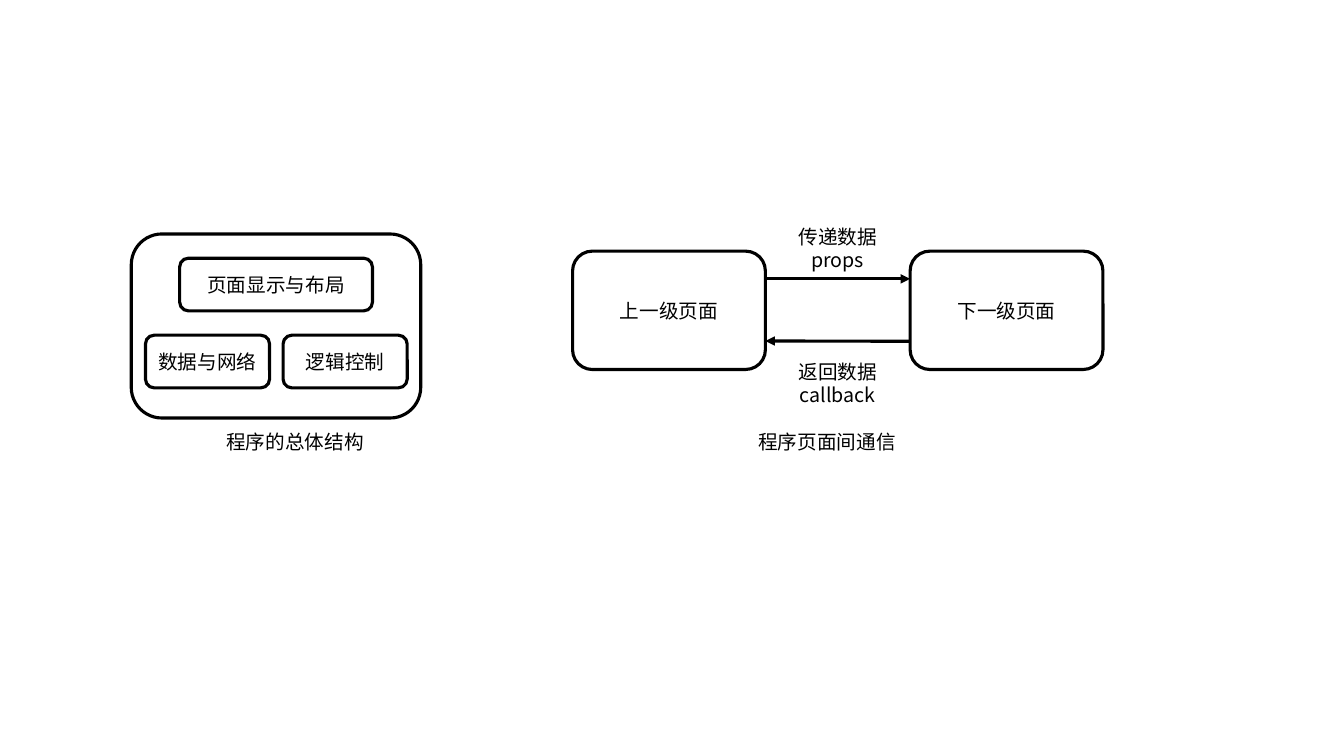
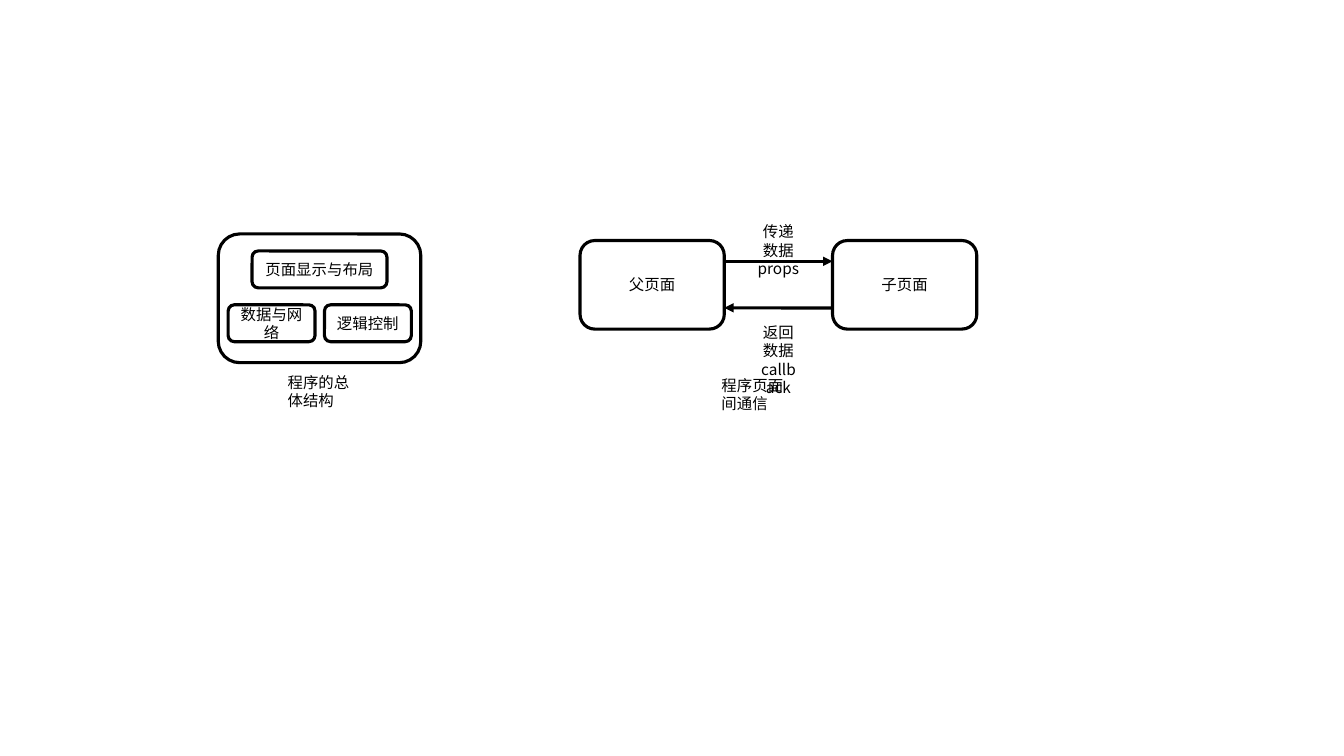
Before and after one commit to goozyshi/Gooit, a slide deck: slide 3 of Gooit自绘图标.pptx. Drawn at 1344x756 pixels with LibreOffice and Linux fonts; fonts in the diff are those of the drawing. Boxes give left, top, right and bottom in pixels: in the first picture for what was removed or moved away, otherwise in the second. Text is boxed around its words. In the diff, an @@ line names an element or a change of style, - is before the commit and + after.

```diff
--- a/Gooit自绘图标.pptx
+++ b/Gooit自绘图标.pptx
@@ rounded rectangle: place and size @@
-rounded rectangle at box(131, 234, 420, 418)
+rounded rectangle at box(219, 234, 421, 363)
@@ text "传递数据": place and size @@
-text "传递数据" at box(798, 227, 876, 272)
+text "传递数据" at box(758, 224, 799, 278)
@@ rounded rectangle "页面显示与布局": place and size @@
-rounded rectangle "页面显示与布局" at box(179, 258, 372, 311)
+rounded rectangle "页面显示与布局" at box(252, 251, 387, 288)
@@ rounded rectangle "父页面": place and size @@
-rounded rectangle "父页面" at box(573, 251, 765, 369)
+rounded rectangle "父页面" at box(580, 241, 724, 330)
@@ arrow moved from (765, 279) - (910, 279) to (725, 261) - (833, 261) @@
@@ rounded rectangle "子页面": place and size @@
-rounded rectangle "子页面" at box(910, 251, 1103, 369)
+rounded rectangle "子页面" at box(833, 241, 977, 330)
@@ text in rounded rectangle at box(629, 277, 675, 291): text changed; size 14 to 11 pt @@
-上一级页面
+父页面
@@ text in rounded rectangle at box(881, 278, 927, 292): text changed; size 14 to 11 pt @@
-下一级页面
+子页面
@@ rounded rectangle "数据与网络": place and size @@
-rounded rectangle "数据与网络" at box(145, 336, 269, 388)
+rounded rectangle "数据与网络" at box(228, 304, 315, 342)
@@ rounded rectangle "逻辑控制": place and size @@
-rounded rectangle "逻辑控制" at box(283, 336, 407, 388)
+rounded rectangle "逻辑控制" at box(325, 304, 411, 342)
@@ arrow moved from (910, 342) - (765, 341) to (833, 309) - (725, 308) @@
@@ text "返回数据": place and size @@
-text "返回数据" at box(798, 362, 876, 403)
+text "返回数据" at box(763, 325, 794, 357)
@@ text "程序的总体结构": place and size @@
-text "程序的总体结构" at box(226, 432, 363, 451)
+text "程序的总体结构" at box(288, 375, 350, 408)
@@ size 14 to 11 pt in 7 elements at box(252, 251, 387, 288), box(325, 304, 411, 342), box(758, 224, 799, 278), box(228, 304, 315, 342), box(763, 325, 794, 357), box(288, 375, 350, 408), box(721, 378, 783, 411) @@
@@ text "程序页面间通信": place and size @@
-text "程序页面间通信" at box(758, 432, 895, 451)
+text "程序页面间通信" at box(721, 378, 783, 411)
```
Also in this commit, not shown: 6 other slides changed, 12 other files.
